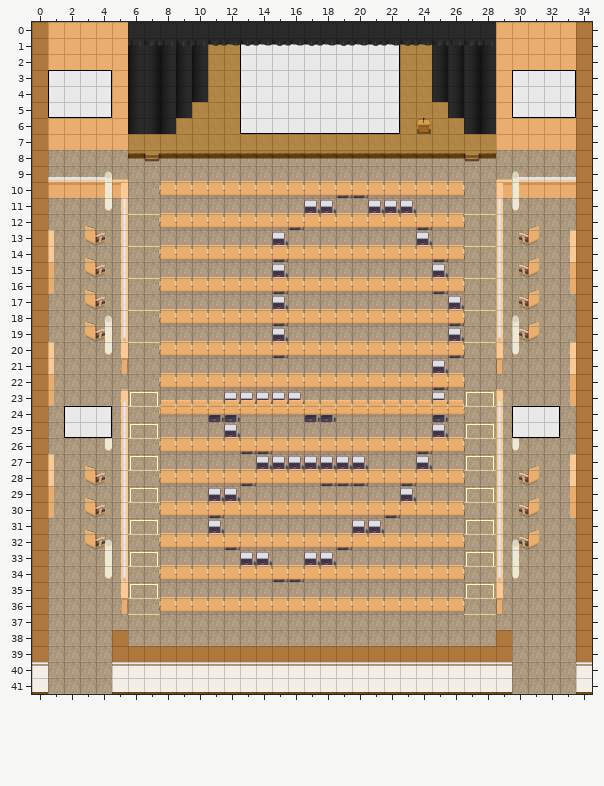
Two states of a Tiled map (JSON), maps/UCC_Theatre.json. The picture above was drawn from the file before the commit.
Cells are 32x32 px. Shown: x 0..34, y 0..41.
Now the later version:
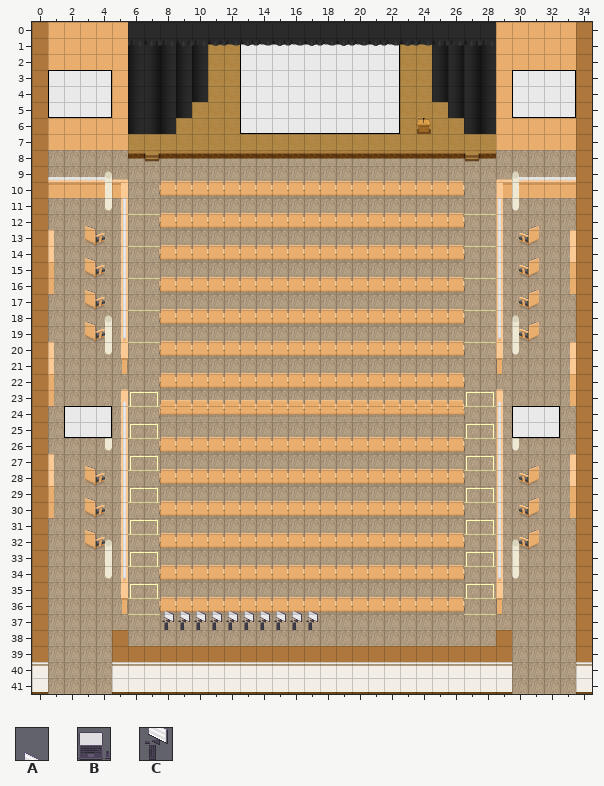
Key: from "WA_Miscellaneous": A 21, B 23, C 31.
_ is an empty cell.
Diff:
Layer "aboveFurniture":
Tile A is added in row 36 at x 8 to 17.
Tile C is added in row 37 at x 8 to 17.
The author cleared tile B in row 10 at x 19 to 20; in row 11 at x 17 to 18 and 21 to 23; in row 12 at x 16 and 24; in row 13 at x 15 and 24; in rows 14 to 16 at x 15 and 25; in rows 17 to 20 at x 15 and 26.
The author cleared tile B in rows 21 to 22 at x 25; in row 23 at x 12 to 16 and 25; in row 24 at x 11 to 12, 17 to 18 and 25; in row 25 at x 12 and 25; in row 26 at x 13 to 14 and 24; in row 27 at x 14 to 20 and 24.
The author cleared tile B in row 28 at x 13, 18 to 20 and 23; in row 29 at x 11 to 12 and 23; in row 30 at x 11 and 22; in row 31 at x 11 and 20 to 21; in row 32 at x 12 and 19; in row 33 at x 13 to 14 and 17 to 18.
The author cleared tile B in row 34 at x 15 to 16.
